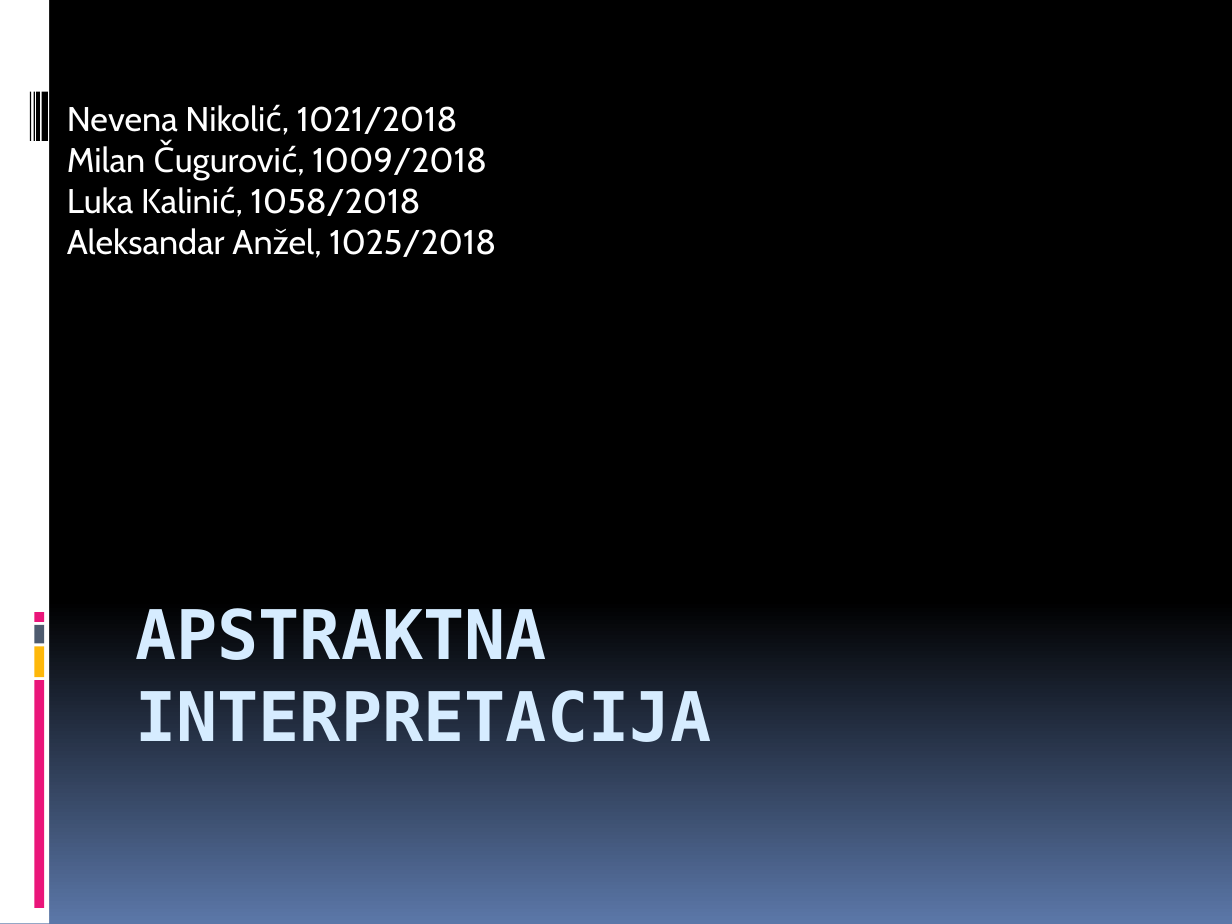
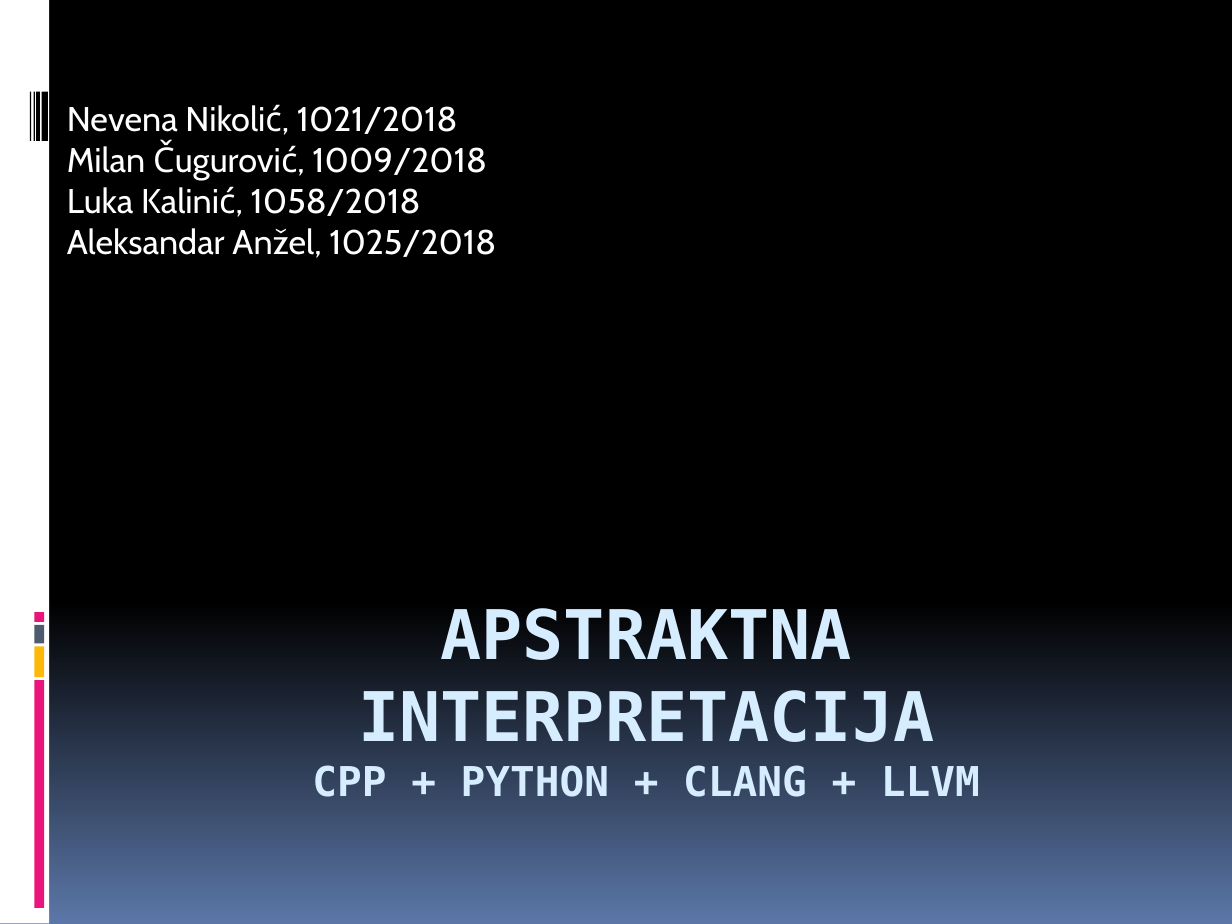
Before and after one commit to AAnzel/Verifikacija_softvera, a slide deck: slide 1 of ppt/ai_ppt.pptx. Drawn at 1232x924 pixels with LibreOffice and Linux fonts; fonts in the diff are those of the drawing. Boxes give left, top, right and bottom in pixels: in the first picture for what was removed or moved away, otherwise in the second. Text is boxed around its words. In the diff, an @@ line names an element or a change of style, - is before the commit and + after.

```diff
--- a/ppt/ai_ppt.pptx
+++ b/ppt/ai_ppt.pptx
@@ title at bbox=[312, 608, 980, 797]: text changed @@
-APSTRAKTNA INTERPRETACIJA
+APSTRAKTNA INTERPRETACIJA
+CPP + PYTHON + CLANG + LLVM
```
